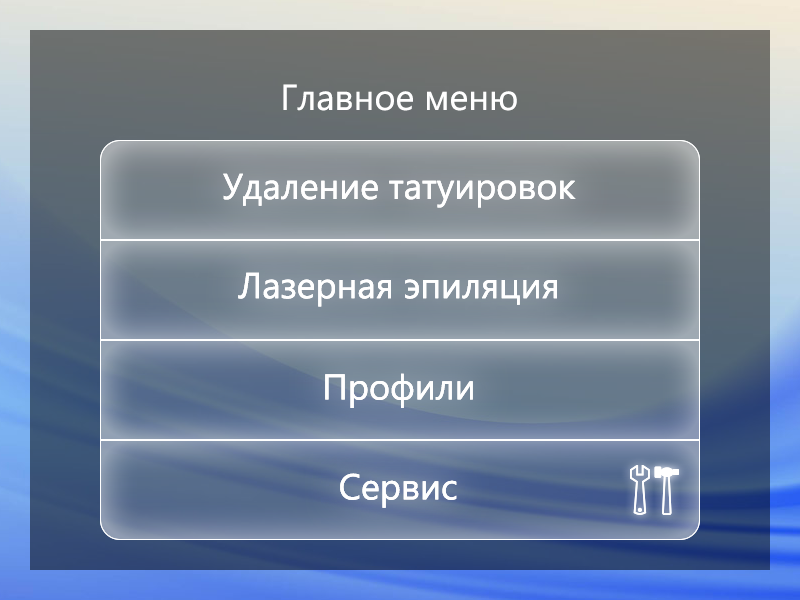
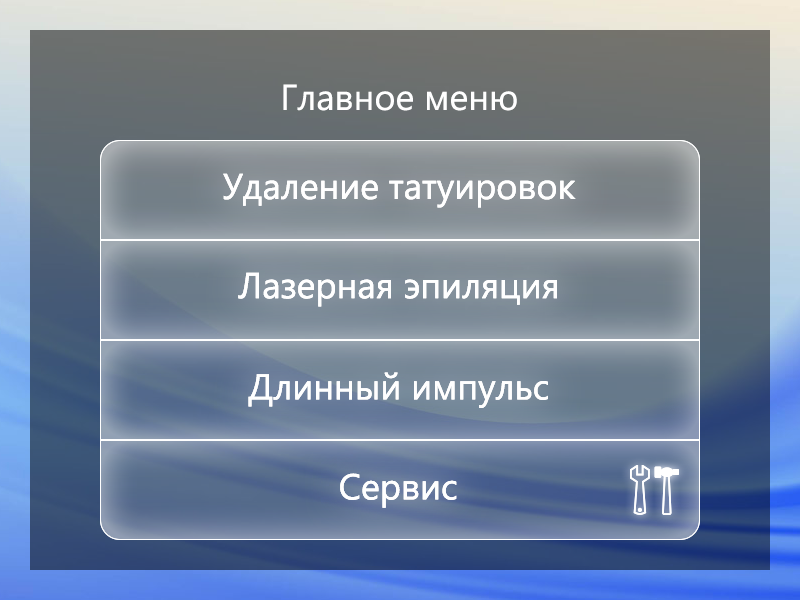
Layered file, before and after one edit (800x600). Changes by layer:
renamed "Профили" to "Длинный импульс", painted on it over [248,372,548,408]
renamed "Профили" to "Длинный импульс", painted on it over [248,372,548,408]
